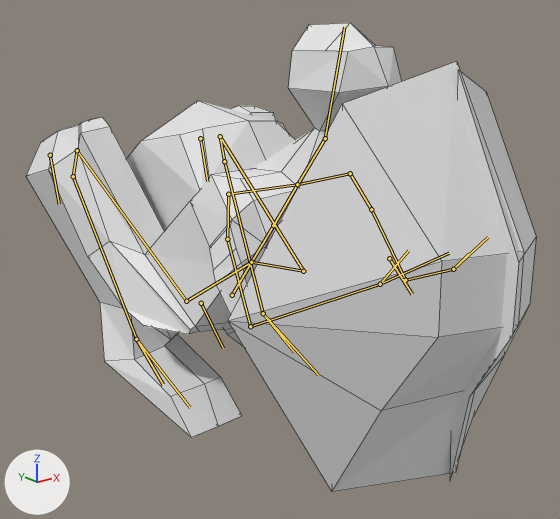
A saved change to the Blender file Assets/3d Models/Heavy.blend.
Before and after are seen from a camera (50 mm lens) standing at (-16.3, -22.9, 13.4) and looking at (0.2, -2.3, 5.1). The axes (+X, +Y, +Z) are drawn at lower left. The lights are the same throughout. Both versions are drawn at frame 4 of the action 'Jump'; the numbers are the values there. The bones that bend it are drawn over the model as lines. Mesh edges are drawn as thin lines.

The first picture shows 'Body'.
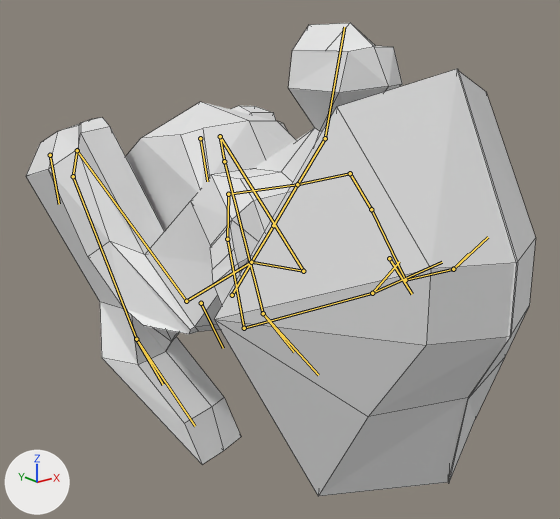
Boxes [x1, y1, x2, y2] around the edits, measured in the pictures (560 x 519 px):
```json
{"object": "Body", "change": "posed", "before": [26, 23, 536, 492], "after": [26, 23, 536, 496]}
{"bone": "Bone_R.004", "before": "(136, 339) to (190, 407)", "after": "(136, 339) to (195, 426)"}
{"bone": "Bone.001_R.006", "before": "(380, 284) to (449, 253)", "after": "(372, 293) to (442, 262)"}
```

Scene script edits in JSON lines:
```json
{"block": "bone_bone_r_004", "where": "bone_bone_r_004 = bpy.data.objects['Armature'].pose.bones['Bone_R.004']  # child of 'Bone_R.003'"}
{"op": "set", "path": "bone_bone_r_004.rotation_quaternion", "old": "(1.0, 0.0, 0.0, 0.0)", "new": "(0.972, -0.231, -0.035, 0.021)", "note": "degrees (0, 0, 0) -> degrees (-27, -3, 3)"}
{"block": "bone_bone_001_r_006", "where": "bone_bone_001_r_006 = bpy.data.objects['Armature'].pose.bones['Bone.001_R.006']"}
{"op": "set", "path": "bone_bone_001_r_006.location", "old": "(0.77, 3.27, 0.69)", "new": "(0.42, 3.03, 0.57)"}
```
